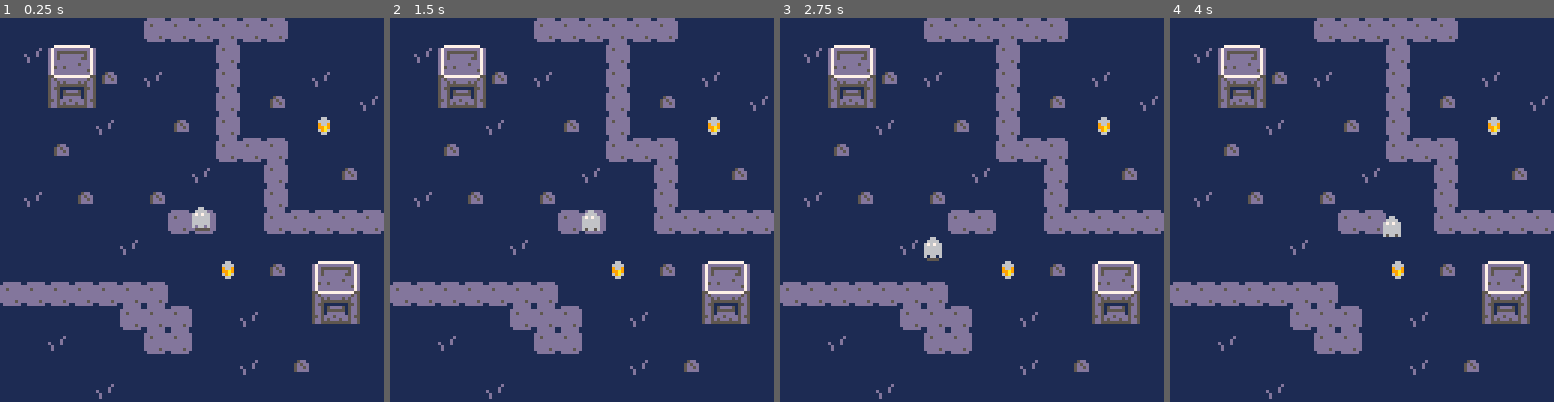
Above: before the commit, frames 1-4 (left to right).
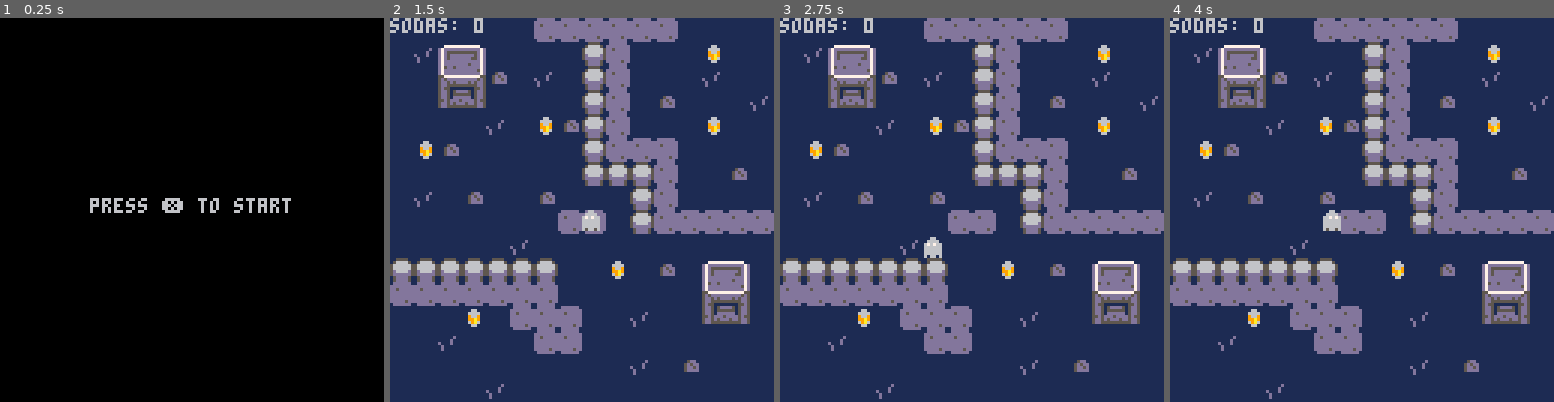
Above: after the commit, the same moments.

Repository: nicolasmbronner/pico-8
Game: PICO-8 cartridge ghost adventure03.p8
The game is run twice, just before and just after one commit, with the same random seed, the same clock (stepped at 60 frames per second) and the same inputs.
Inputs:
- Up to frame 1 (0.25 s): no input
- Up to frame 2 (1.5 s): tap X (X key) at 1.07 s
- Up to frame 3 (2.75 s): hold Left 1.97-2.37 s; tap X (X key) at 2.07, 2.4, 2.73 s; hold Down from 2.42 s (still down)
- Up to frame 4 (4 s): release Down at 2.82 s; hold Right 2.87-3.53 s; tap X (X key) at 3.07, 3.4, 3.73 s; hold Up from 3.58 s (still down)

The runs differ from the first frame. In frame 1, 100% of the frame differs, in the area x 0-100%, y 0-100%; in frame 2, 6.5%; in frame 3, 6.5%; in frame 4, 6.9%.

Commit message:
Finish line of the tutorial
The project is complete, but i'll still add some UX improvements afterwards, for less "sticky" collisions with environement.

Diff:
--- a/ghost adventure03.p8
+++ b/ghost adventure03.p8
@@ -8,60 +8,64 @@
 
 function _init()
 	-- set up stuff
-	px=63   --player pos x
-	py=63   --player pos y
-	pdx=0   --player delta x
-	pdy=0   --player delta y
-	s=0.5   --speed
-	d=1.15  --deceleration
-	pf=1    --player frame
+	state="start"
+	putbacks={}
+	setup_game()
 end
 
 function _update60()
 	--thinking / logic / math
-		local buttpress_h=false
-	local buttpress_v=false
-
-	if(btn(⬅️)) then
-		pdx=-s
-		buttpress_h=true
-	end
-
-	if(btn(➡️)) then
-	 pdx=s
-	 buttpress_h=true
-	end
-
-	if(btn(⬆️)) then
-		pdy=-s
-		buttpress_v=true
-	end
-
-	if(btn(⬇️)) then
-	 pdy=s
-	 buttpress_v=true
-	end
-
-	if not(buttpress_h) then
-		pdx/=d
-	end
-
-	if not(buttpress_v) then
-		pdy/=d
-	end
-
-	px+=pdx
-	py+=pdy
-
-	px=mid(3,px,124)
-	py=mid(3,py,124)
+	if state=="play" then
+		move_player()
+	elseif state=="start" then
+		if btnp(❎) then
+			state="play"
+		end
+	elseif state=="win" then
+		if btnp(❎) then
+		setup_game()
+			state="start"
+		end
+	end
 end
 
 function _draw()
 	--visuals go here
 	cls()
-	map()
-	aniplr()
+	if state=="play" then
+		map()
+		aniplr()
+		pickups()
+		draw_ui()
+	elseif state=="start" then
+		print("press ❎ to start",
+			30,60
+		)
+	elseif state=="win" then
+		print("you win!",
+			50,60
+		)
+	end
+end
+
+function setup_game()
+	px=63     --player pos x
+	py=63     --player pos y
+	pdx=0     --player delta x
+	pdy=0     --player delta y
+	s=0.5     --speed
+	d=1.15    --deceleration
+	pf=1      --player frame
+	flp=false --flip sprite
+	goal=6    --how many sodas?
+
+	init_ui()
+
+	for t in all(putbacks) do
+		mset(t.x,t.y,33)
+	end
+
+	putbacks={}
 end
 -->8
 --animation--
@@ -73,7 +77,98 @@
 	else
 		pf+=.04
 	end
-	spr(pf,px,py)
+	-- frame,pos_x,pos_y,
+	-- width,height,
+	spr(pf,px,py,1,1,flp)
+end
+-->8
+--pickups--
+
+function pickups()
+	-- player tile x and y
+	local ptx=(px+4)/8
+	local pty=(py+4)/8
+
+	spover=mget(ptx,pty)
+
+	if spover==33 then
+		mset(ptx,pty,17)
+		add(putbacks,{x=ptx,y=pty})
+		sodas+=1
+		if sodas==goal then
+			state="win"
+		end
+	end
+end
+-->8
+--points/ui--
+
+function init_ui()
+	sodas=0
+end
+
+function draw_ui()
+	print("sodas: "..sodas)
+end
+-->8
+--player movement--
+
+function move_player()
+	local buttpress_h=false
+	local buttpress_v=false
+
+	local lx=px --last x
+	local ly=py --last y
+
+	if(btn(⬅️)) then
+		pdx=-s
+		buttpress_h=true
+		flp=false
+	end
+
+	if(btn(➡️)) then
+		pdx=s
+		buttpress_h=true
+		flp=true
+	end
+
+	if(btn(⬆️)) then
+		pdy=-s
+		buttpress_v=true
+	end
+
+	if(btn(⬇️)) then
+		pdy=s
+		buttpress_v=true
+	end
+
+	if not(buttpress_h) then
+		pdx/=d
+	end
+
+	if not(buttpress_v) then
+		pdy/=d
+	end
+
+	px+=pdx
+	py+=pdy
+
+	px=mid(3,px,124)
+	py=mid(3,py,124)
+
+	--player tile x and y
+	local ptx=(px+4)/8
+	local pty=(py+4)/8
+
+	--is the player over a tile
+	--that has flag 0 ?
+	if fget(
+		mget(ptx,pty),0
+	)==true then
+		px=lx
+		py=ly
+	end
+
 end
 __gfx__
 00000000000660000000000000000000000000000000000000000000000000000000000000000000000000000000000000000000000000000000000000000000
@@ -92,14 +187,14 @@
 1d11111111111111115dddd1dddddddd00000000d7d5ddddddd55d7d000000000000000000000000000000000000000000000000000000000000000000000000
 1d1111111111111111111111ddddd5dd00000000d7dddddddddddd7d000000000000000000000000000000000000000000000000000000000000000000000000
 1111111111111111111111111dddddd100000000d7dddddddd5ddd7d000000000000000000000000000000000000000000000000000000000000000000000000
-0000000011111111000000000000000000000000d75dd5dddddddd7d000000000000000000000000000000000000000000000000000000000000000000000000
-0000000011166111000000000000000000000000d7ddddddddddd57d000000000000000000000000000000000000000000000000000000000000000000000000
-0000000011666611000000000000000000000000d7dddddddddddd7d000000000000000000000000000000000000000000000000000000000000000000000000
-00000000119669110000000000000000000000005577777777777755000000000000000000000000000000000000000000000000000000000000000000000000
-000000001199a9110000000000000000000000005d5dddddddddd5d5000000000000000000000000000000000000000000000000000000000000000000000000
-000000001169a6110000000000000000000000005dd5d5dddd5d5dd5000000000000000000000000000000000000000000000000000000000000000000000000
-00000000111661110000000000000000000000005dd5555555555dd5000000000000000000000000000000000000000000000000000000000000000000000000
-00000000111111110000000000000000000000005d551111111155d5000000000000000000000000000000000000000000000000000000000000000000000000
+0000000011111111000000001155551100000000d75dd5dddddddd7d000000000000000000000000000000000000000000000000000000000000000000000000
+0000000011166111000000001566665100000000d7ddddddddddd57d000000000000000000000000000000000000000000000000000000000000000000000000
+0000000011666611000000005666666500000000d7dddddddddddd7d000000000000000000000000000000000000000000000000000000000000000000000000
+00000000119669110000000056666665000000005577777777777755000000000000000000000000000000000000000000000000000000000000000000000000
+000000001199a911000000005d6666d5000000005d5dddddddddd5d5000000000000000000000000000000000000000000000000000000000000000000000000
+000000001169a611000000005dddddd5000000005dd5d5dddd5d5dd5000000000000000000000000000000000000000000000000000000000000000000000000
+00000000111661110000000015dddd51000000005dd5555555555dd5000000000000000000000000000000000000000000000000000000000000000000000000
+00000000111111110000000015dddd51000000005d551111111155d5000000000000000000000000000000000000000000000000000000000000000000000000
 00000000000000000000000000000000000000005dd515dddd515dd5000000000000000000000000000000000000000000000000000000000000000000000000
 00000000000000000000000000000000000000005dd5155555515dd5000000000000000000000000000000000000000000000000000000000000000000000000
 00000000000000000000000000000000000000005dd51dddddd15dd5000000000000000000000000000000000000000000000000000000000000000000000000
@@ -108,20 +203,23 @@
 00000000000000000000000000000000000000005dd5555555555dd5000000000000000000000000000000000000000000000000000000000000000000000000
 00000000000000000000000000000000000000001111111111111111000000000000000000000000000000000000000000000000000000000000000000000000
 00000000000000000000000000000000000000001111111111111111000000000000000000000000000000000000000000000000000000000000000000000000
+__gff__
+0000000000000000000000000000000000000100000101000000000000000000000000010001010000000000000000000000000000010100000000000000000000000000000000000000000000000000000000000000000000000000000000000000000000000000000000000000000000000000000000000000000000000000
+0000000000000000000000000000000000000000000000000000000000000000000000000000000000000000000000000000000000000000000000000000000000000000000000000000000000000000000000000000000000000000000000000000000000000000000000000000000000000000000000000000000000000000
 __map__
 1111111111111313131313131111111100000000000000000000000000000000000000000000000000000000000000000000000000000000000000000000000000000000000000000000000000000000000000000000000000000000000000000000000000000000000000000000000000000000000000000000000000000000
-1110151611111111111311111111111100000000000000000000000000000000000000000000000000000000000000000000000000000000000000000000000000000000000000000000000000000000000000000000000000000000000000000000000000000000000000000000000000000000000000000000000000000000
-1111252612111011111311111110111100000000000000000000000000000000000000000000000000000000000000000000000000000000000000000000000000000000000000000000000000000000000000000000000000000000000000000000000000000000000000000000000000000000000000000000000000000000
-1111353611111111111311121111111000000000000000000000000000000000000000000000000000000000000000000000000000000000000000000000000000000000000000000000000000000000000000000000000000000000000000000000000000000000000000000000000000000000000000000000000000000000
-1111111110111112111311111121111100000000000000000000000000000000000000000000000000000000000000000000000000000000000000000000000000000000000000000000000000000000000000000000000000000000000000000000000000000000000000000000000000000000000000000000000000000000
-1111121111111111111313131111111100000000000000000000000000000000000000000000000000000000000000000000000000000000000000000000000000000000000000000000000000000000000000000000000000000000000000000000000000000000000000000000000000000000000000000000000000000000
-1111111111111111101111131111121100000000000000000000000000000000000000000000000000000000000000000000000000000000000000000000000000000000000000000000000000000000000000000000000000000000000000000000000000000000000000000000000000000000000000000000000000000000
-1110111211111211111111131111111100000000000000000000000000000000000000000000000000000000000000000000000000000000000000000000000000000000000000000000000000000000000000000000000000000000000000000000000000000000000000000000000000000000000000000000000000000000
-1111111111111113131111131313131300000000000000000000000000000000000000000000000000000000000000000000000000000000000000000000000000000000000000000000000000000000000000000000000000000000000000000000000000000000000000000000000000000000000000000000000000000000
+1110151611111111231311111121111100000000000000000000000000000000000000000000000000000000000000000000000000000000000000000000000000000000000000000000000000000000000000000000000000000000000000000000000000000000000000000000000000000000000000000000000000000000
+1111252612111011231311111110111100000000000000000000000000000000000000000000000000000000000000000000000000000000000000000000000000000000000000000000000000000000000000000000000000000000000000000000000000000000000000000000000000000000000000000000000000000000
+1111353611111111231311121111111000000000000000000000000000000000000000000000000000000000000000000000000000000000000000000000000000000000000000000000000000000000000000000000000000000000000000000000000000000000000000000000000000000000000000000000000000000000
+1111111110112112231311111121111100000000000000000000000000000000000000000000000000000000000000000000000000000000000000000000000000000000000000000000000000000000000000000000000000000000000000000000000000000000000000000000000000000000000000000000000000000000
+1121121111111111231313131111111100000000000000000000000000000000000000000000000000000000000000000000000000000000000000000000000000000000000000000000000000000000000000000000000000000000000000000000000000000000000000000000000000000000000000000000000000000000
+1111111111111111232323131111121100000000000000000000000000000000000000000000000000000000000000000000000000000000000000000000000000000000000000000000000000000000000000000000000000000000000000000000000000000000000000000000000000000000000000000000000000000000
+1110111211111211111123131111111100000000000000000000000000000000000000000000000000000000000000000000000000000000000000000000000000000000000000000000000000000000000000000000000000000000000000000000000000000000000000000000000000000000000000000000000000000000
+1111111111111113131123131313131300000000000000000000000000000000000000000000000000000000000000000000000000000000000000000000000000000000000000000000000000000000000000000000000000000000000000000000000000000000000000000000000000000000000000000000000000000000
 1111111111101111111111111111111100000000000000000000000000000000000000000000000000000000000000000000000000000000000000000000000000000000000000000000000000000000000000000000000000000000000000000000000000000000000000000000000000000000000000000000000000000000
-1111111111111111112111121115161100000000000000000000000000000000000000000000000000000000000000000000000000000000000000000000000000000000000000000000000000000000000000000000000000000000000000000000000000000000000000000000000000000000000000000000000000000000
+2323232323232311112111121115161100000000000000000000000000000000000000000000000000000000000000000000000000000000000000000000000000000000000000000000000000000000000000000000000000000000000000000000000000000000000000000000000000000000000000000000000000000000
 1313131313131311111111111125261100000000000000000000000000000000000000000000000000000000000000000000000000000000000000000000000000000000000000000000000000000000000000000000000000000000000000000000000000000000000000000000000000000000000000000000000000000000
-1111111111131313111110111135361100000000000000000000000000000000000000000000000000000000000000000000000000000000000000000000000000000000000000000000000000000000000000000000000000000000000000000000000000000000000000000000000000000000000000000000000000000000
+1111112111131313111110111135361100000000000000000000000000000000000000000000000000000000000000000000000000000000000000000000000000000000000000000000000000000000000000000000000000000000000000000000000000000000000000000000000000000000000000000000000000000000
 1111101111111313111111111111111100000000000000000000000000000000000000000000000000000000000000000000000000000000000000000000000000000000000000000000000000000000000000000000000000000000000000000000000000000000000000000000000000000000000000000000000000000000
 1111111111111111111110111211111100000000000000000000000000000000000000000000000000000000000000000000000000000000000000000000000000000000000000000000000000000000000000000000000000000000000000000000000000000000000000000000000000000000000000000000000000000000
 1111111110111111111111111111111100000000000000000000000000000000000000000000000000000000000000000000000000000000000000000000000000000000000000000000000000000000000000000000000000000000000000000000000000000000000000000000000000000000000000000000000000000000
